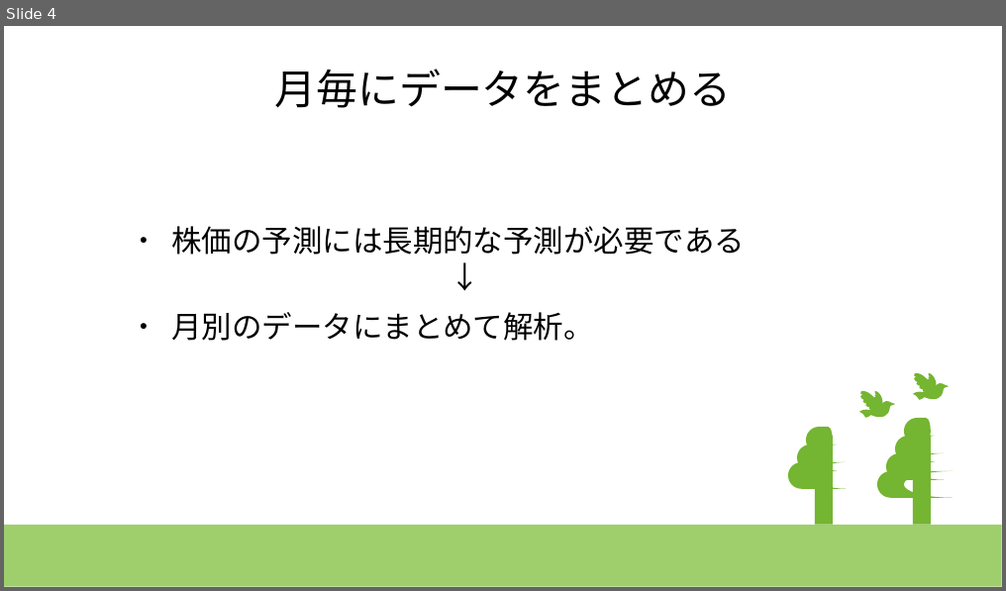
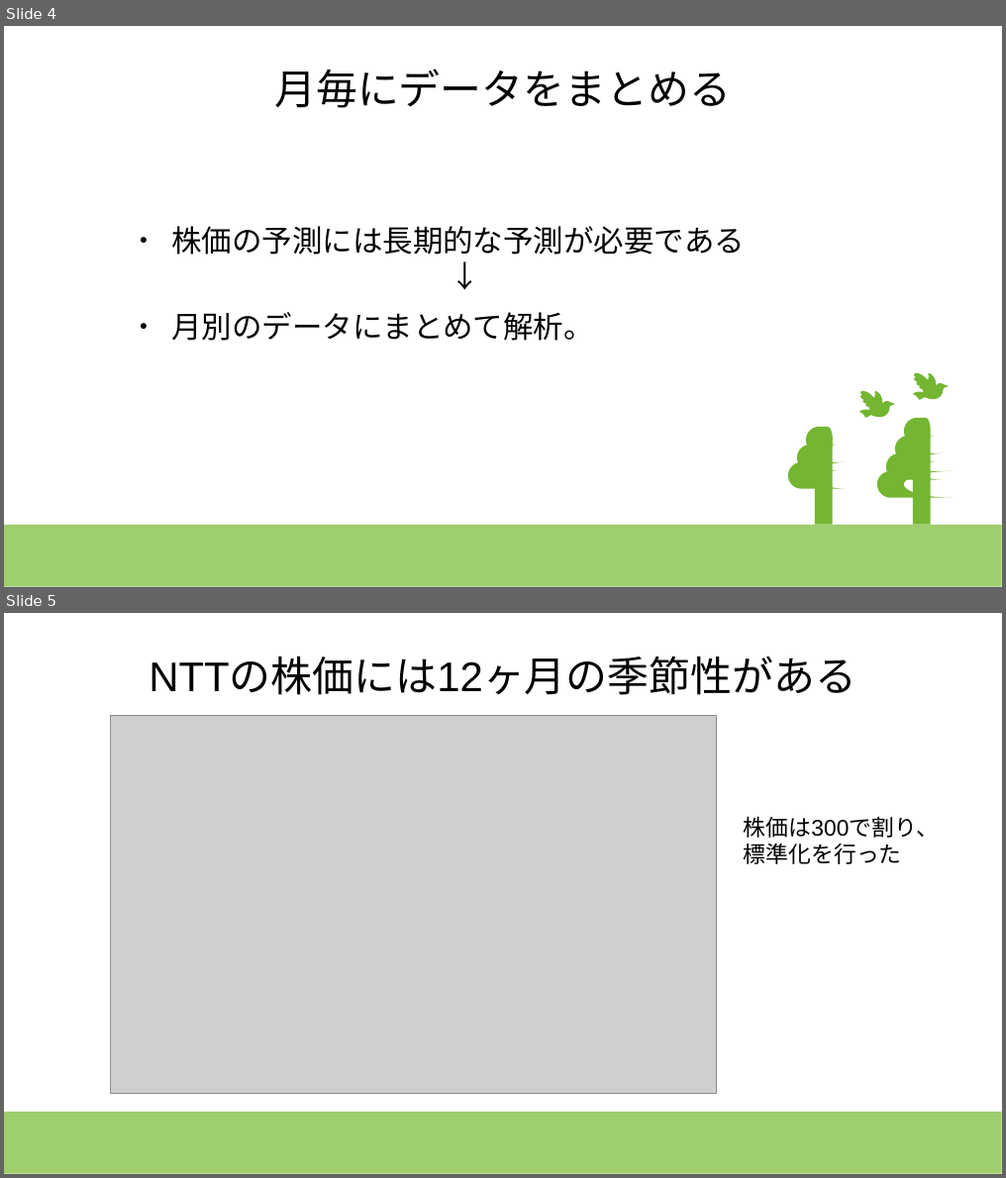
Before and after one commit to kawagashira/deepcraft, a slide deck: time_series/time_series.pptx. Shown one above the other, each under a label of ours: slide 4 before the commit, slides 4 and 5 after it. The pictures are 1006x591 and 1006x1178 pixels, drawn with LibreOffice and Linux fonts; fonts in the diff are those of the drawing; grey boxes stand for pictures. Boxes give left, top, right and bottom in pixels: in the first picture for what was removed or moved away, otherwise in the second. Text is boxed around its words. In the diff, an @@ line names an element or a change of style, - is before the commit and + after.

```diff
--- a/time_series/time_series.pptx
+++ b/time_series/time_series.pptx
@@ slide 5 added at [4,613,1002,1174], background #FFFFFF; not listed: 1 template element that a slide beside it also shows @@
@@ title added at [149,659,856,695], 33 pt, text #000000 @@
+NTTの株価には12ヶ月の季節性がある
@@ picture added at [111,715,717,1094] @@
@@ text added at [744,816,939,864], 18 pt, text #000000 @@
+株価は300で割り、標準化を行った
```
Also in this commit, not shown: 13 other slides changed, 1 other slide added, 1 slide removed, 3 other files.
